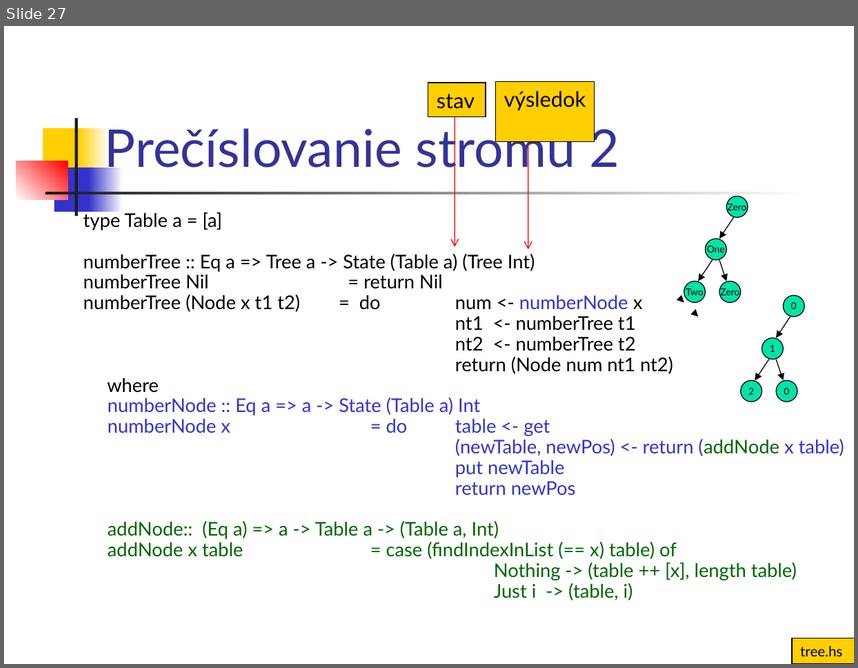
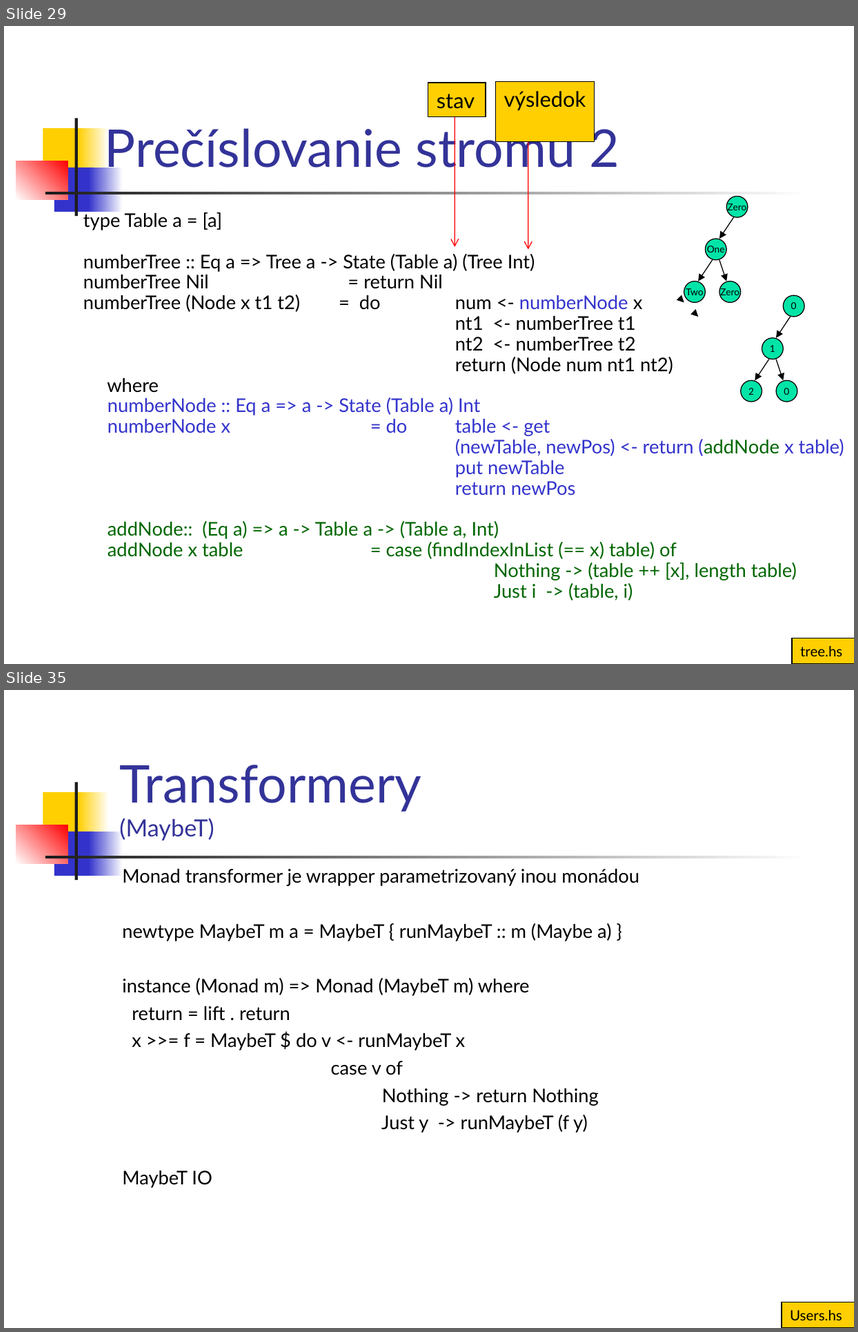
Before and after one commit to Funkcionalne/Prednasky, a slide deck: 13/13_fpro.ppt. Shown one above the other, each under a label of ours: slide 27 before the commit, slides 29 and 35 after it; the slides between them are not shown. The pictures are 858x668 and 858x1332 pixels, drawn with LibreOffice and Linux fonts; fonts in the diff are those of the drawing. Boxes give left, top, right and bottom in pixels: in the first picture for what was removed or moved away, otherwise in the second. Text is boxed around its words. In the diff, an @@ line names an element or a change of style, - is before the commit and + after.

```diff
--- a/13/13_fpro.ppt
+++ b/13/13_fpro.ppt
@@ slide 35 added at box(4, 690, 854, 1328), background #FFFFFF; not listed: 7 template elements that a slide beside it also shows @@
@@ title added at box(119, 765, 421, 840), 44 pt, text #333399 @@
+Transformery
+(MaybeT)
@@ text added at box(122, 869, 639, 1187), 16 pt, text #000000 @@
+Monad transformer je wrapper parametrizovaný inou monádou
+newtype MaybeT m a = MaybeT { runMaybeT :: m (Maybe a) }
+instance (Monad m) => Monad (MaybeT m) where
+return = lift . return
+x >>= f = MaybeT $ do v <- runMaybeT x
+case v of
+Nothing -> return Nothing
+Just y -> runMaybeT (f y)
+MaybeT IO
@@ rectangle added at box(782, 1302, 854, 1328), fill #FFCF01, outline #000000 0.74 pt, 12 pt, text #000000 @@
+Users.hs
@@ what was slide 27 is now slide 29 @@
```
Also in this commit, not shown: 1 slide changed, 7 other slides added, 22 other files.
